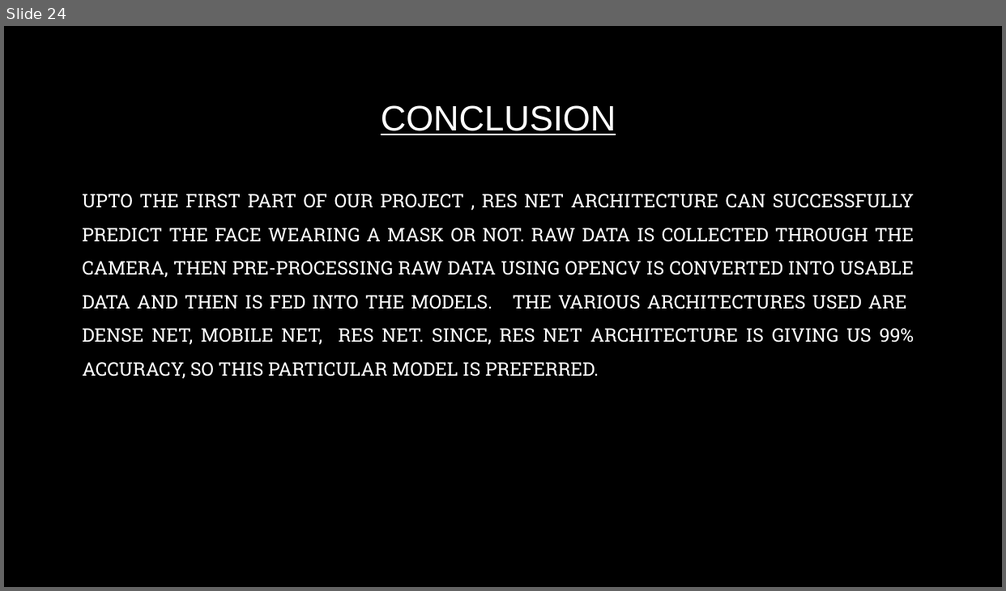
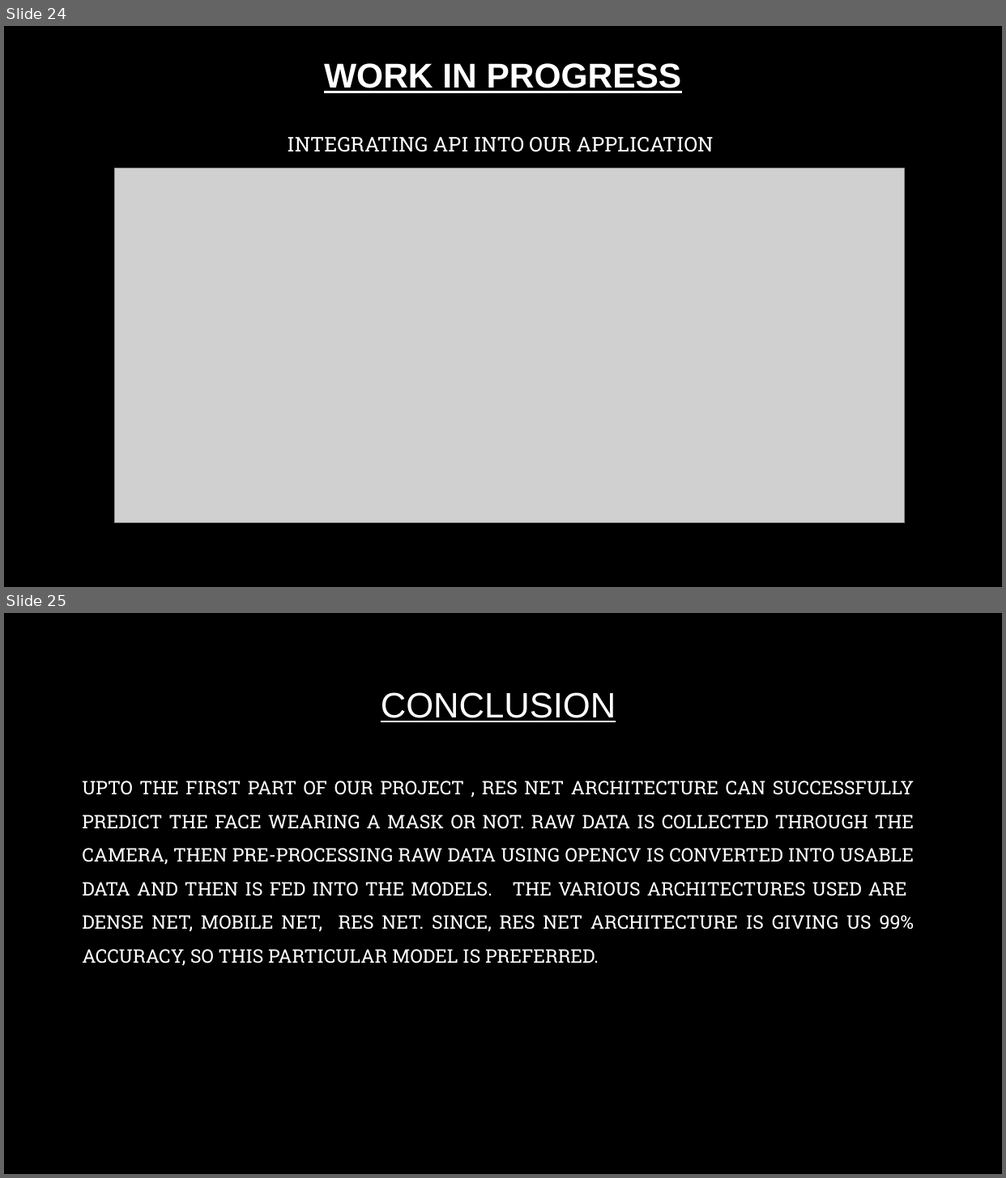
Before and after one commit to ProjectLads/Face-Mask-Detection, a slide deck: ppt/FINAL YEAR PROJECT PPT UPDATED.pptx. Shown one above the other, each under a label of ours: slide 24 before the commit, slides 24 and 25 after it. The pictures are 1006x591 and 1006x1178 pixels, drawn with LibreOffice and Linux fonts; fonts in the diff are those of the drawing; grey boxes stand for pictures; background and template pictures are left out. Boxes give left, top, right and bottom in pixels: in the first picture for what was removed or moved away, otherwise in the second. Text is boxed around its words. In the diff, an @@ line names an element or a change of style, - is before the commit and + after.

```diff
--- a/ppt/FINAL YEAR PROJECT PPT UPDATED.pptx
+++ b/ppt/FINAL YEAR PROJECT PPT UPDATED.pptx
@@ slide 24 added at [4, 26, 1002, 587], background picture (left out) @@
@@ text added at [324, 63, 682, 93], 33.1 pt, text #FFFFFF, bold, underline @@
+WORK IN PROGRESS
@@ text added at [287, 137, 714, 152], 19.5 pt, text #FFFFFF @@
+INTEGRATING API INTO OUR APPLICATION
@@ picture added at [115, 169, 905, 523] @@
@@ what was slide 24 is now slide 25 @@
```
Also in this commit, not shown: 2 slides changed, 1 other slide added, 1 slide removed, 1 other file.
